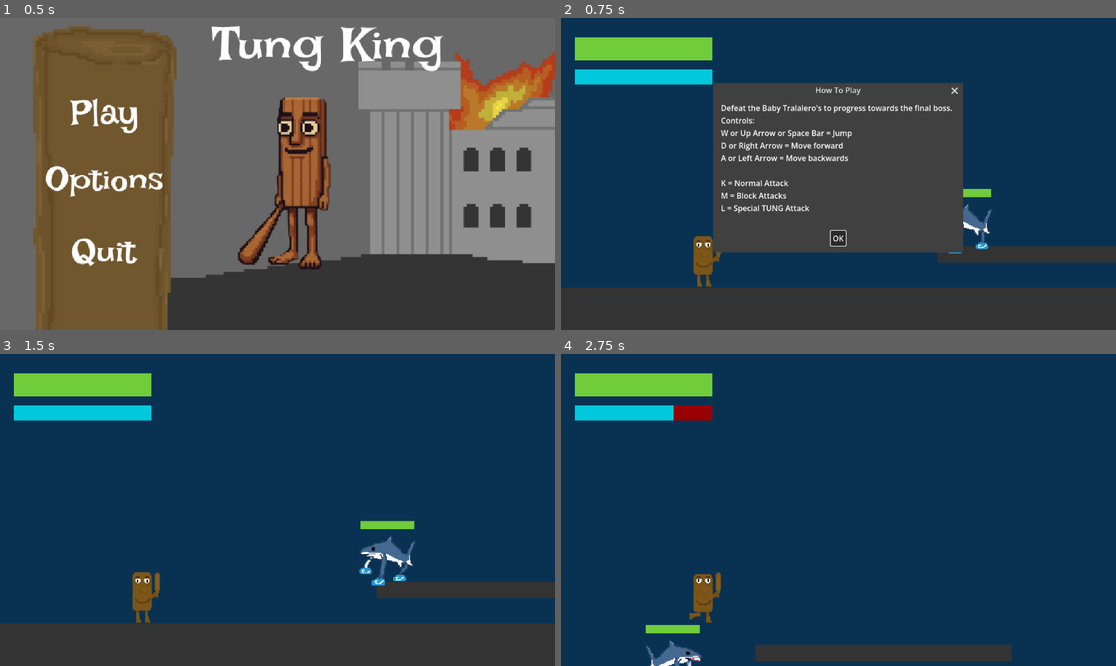
Above: before the commit, frames 1-4 (two rows, left to right).
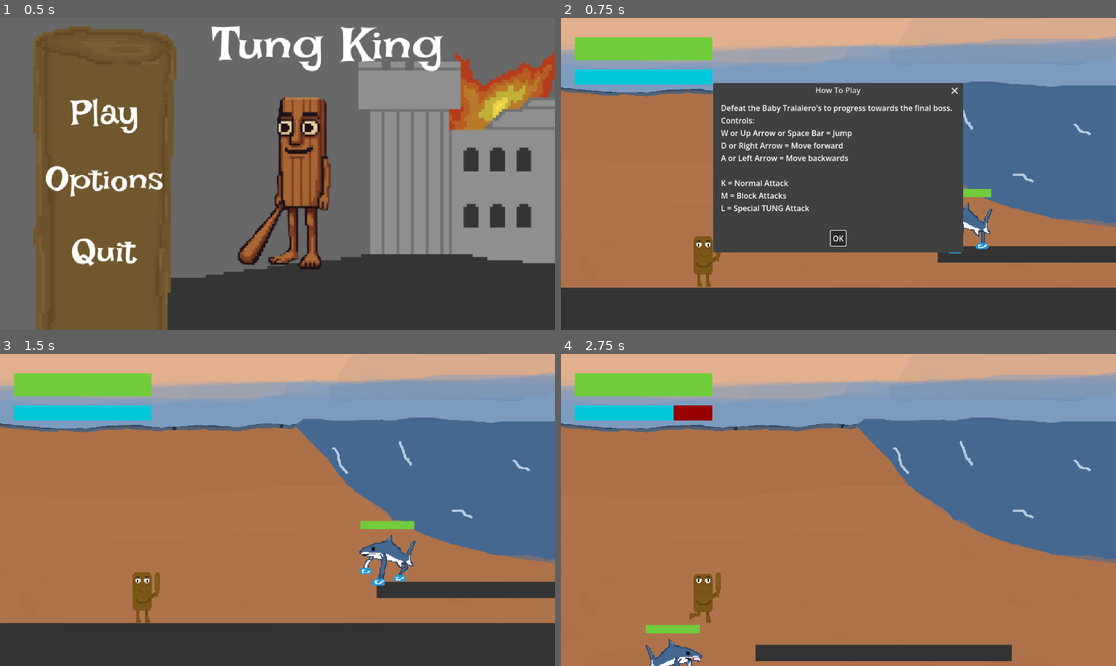
Above: after the commit, the same moments.

Repository: sraniga/saveer-digitaltech-2026
Game: Godot game, scene res://scenes/control.tscn
Same seed, same stepped clock (60 frames per second), same inputs: the game is played once before the commit and once after it.
Inputs (mouse positions are in pixels of both pictures, inside the frame that each line leads up to):
- Up to frame 1 (0.5 s): no input
- Up to frame 2 (0.75 s): click (666, 111) at 0.5 s
- Up to frame 3 (1.5 s): click "OK" at 1.25 s
- Up to frame 4 (2.75 s): hold Right (ui_right) from 2.03 s (still down); hold Shift (sprint) from 2.03 s (still down); tap Up (ui_up) at 2.27 s

Frame 1 is identical in both runs. In frame 2, 57% of the frame differs, in the area x 0-100%, y 0-87%; in frame 3, 80%; in frame 4, 93%, in the area x 0-100%, y 0-100%.

Commit message:
background

Diff:
--- a/king-tung/scenes/baby_shark.tscn
+++ b/king-tung/scenes/baby_shark.tscn
@@ -130,7 +130,7 @@
 animation = &"attack"
 
 [node name="AttackCooldown" type="Timer" parent="." unique_id=1540552796]
-wait_time = 3.0
+wait_time = 4.0
 one_shot = true
 
 [connection signal="body_entered" from="DetectionRange" to="." method="_on_detection_range_body_entered"]
--- a/king-tung/scenes/level_one.tscn
+++ b/king-tung/scenes/level_one.tscn
@@ -3,6 +3,7 @@
 [ext_resource type="Script" uid="uid://c53o16xqygj4n" path="res://scripts/level_one.gd" id="1_843q2"]
 [ext_resource type="PackedScene" uid="uid://bqredpdd7q4l0" path="res://scenes/tung_character.tscn" id="1_cd1xg"]
 [ext_resource type="PackedScene" uid="uid://di8ss3cjc6fto" path="res://scenes/baby_shark.tscn" id="2_843q2"]
+[ext_resource type="Texture2D" uid="uid://dh0j3p6si6qkl" path="res://assets/Background.png" id="4_5rfim"]
 
 [sub_resource type="RectangleShape2D" id="RectangleShape2D_sgp6g"]
 size = Vector2(12005, 100)
@@ -41,8 +42,8 @@
 
 [node name="CharacterBody2D" parent="." unique_id=1981202395 node_paths=PackedStringArray("health_ui", "stamina_ui") instance=ExtResource("1_cd1xg")]
 position = Vector2(40, 590)
-health_ui = NodePath("../CanvasLayer/ProgressBar")
-stamina_ui = NodePath("../CanvasLayer/ProgressBar2")
+health_ui = NodePath("../Bars Layer/ProgressBar")
+stamina_ui = NodePath("../Bars Layer/ProgressBar2")
 
 [node name="Camera2D" type="Camera2D" parent="CharacterBody2D" unique_id=564998179]
 position = Vector2(281, -180)
@@ -58,9 +59,9 @@
 offset_bottom = 594.0
 color = Color(0.2, 0.2, 0.2, 1)
 
-[node name="CanvasLayer" type="CanvasLayer" parent="." unique_id=486465974]
+[node name="Bars Layer" type="CanvasLayer" parent="." unique_id=486465974]
 
-[node name="ProgressBar" type="ProgressBar" parent="CanvasLayer" unique_id=1966092758]
+[node name="ProgressBar" type="ProgressBar" parent="Bars Layer" unique_id=1966092758]
 offset_left = 29.0
 offset_top = 40.0
 offset_right = 314.0
@@ -70,7 +71,7 @@
 value = 100.0
 show_percentage = false
 
-[node name="ProgressBar2" type="ProgressBar" parent="CanvasLayer" unique_id=1146079246]
+[node name="ProgressBar2" type="ProgressBar" parent="Bars Layer" unique_id=1146079246]
 offset_left = 29.0
 offset_top = 107.0
 offset_right = 314.0
@@ -103,4 +104,12 @@
 L = Special TUNG Attack
 "
 
+[node name="CanvasLayer" type="CanvasLayer" parent="." unique_id=190492504]
+layer = -100
+
+[node name="TextureRect" type="TextureRect" parent="CanvasLayer" unique_id=1030614208]
+offset_right = 40.0
+offset_bottom = 40.0
+texture = ExtResource("4_5rfim")
+
 [connection signal="timeout" from="CharacterBody2D/StaminaRecharge" to="CharacterBody2D" method="_on_stamina_recharge_timeout"]
Binary file added: king-tung/assets/Background.png
Not shown, added: king-tung/assets/Background.png.import
